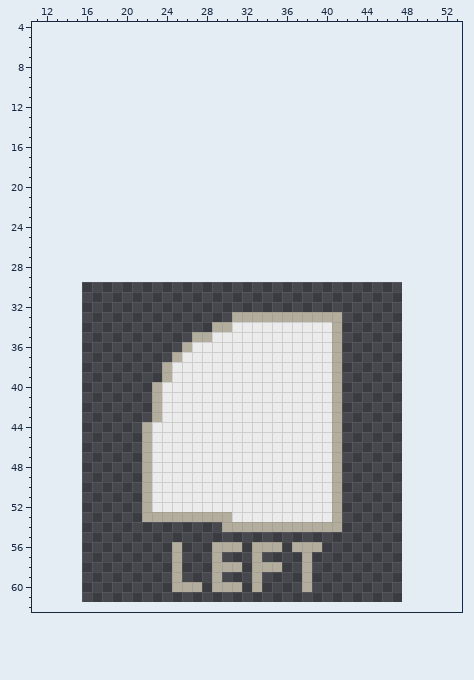
Edited in one commit: pixel-art sprite (Sprites/left click.png). The picture above was drawn from the file before the commit.
The file is 32x32 pixels. Shown: x 11..53, y 4..62. The old version is drawn lined up with the new one, on the new canvas.
The result:
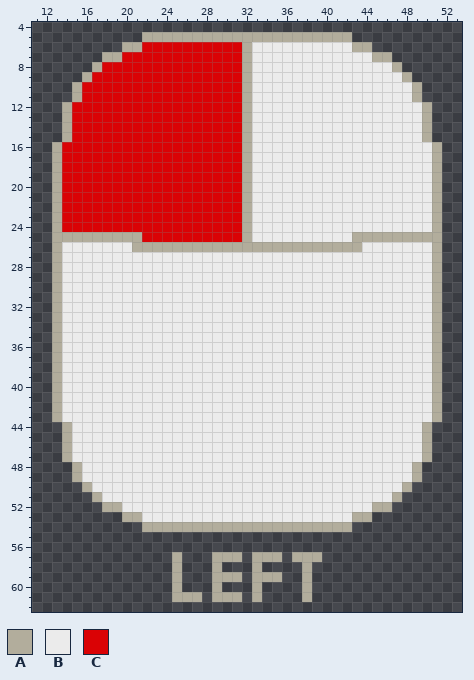
Palette (. is transparent): A #b2ad9c  B #ebebeb  C #da0205
Difference:
canvas 32x32 -> 64x64, the old top-left corner now at 16,30
y 5: x 22..42 ..................... -> AAAAAAAAAAAAAAAAAAAAA
y 6: x 20..44 ......................... -> AACCCCCCCCCCABBBBBBBBBBAA
y 7: x 18..46 ............................. -> AACCCCCCCCCCCCABBBBBBBBBBBBAA
y 8: x 17..47 ............................... -> ACCCCCCCCCCCCCCABBBBBBBBBBBBBBA
y 9: x 16..48 ................................. -> ACCCCCCCCCCCCCCCABBBBBBBBBBBBBBBA
y 10..11: x 15..49 ................................... -> ACCCCCCCCCCCCCCCCABBBBBBBBBBBBBBBBA
y 12..15: x 14..50 ..................................... -> ACCCCCCCCCCCCCCCCCABBBBBBBBBBBBBBBBBA
y 16..24: x 13..51 ....................................... -> ACCCCCCCCCCCCCCCCCCABBBBBBBBBBBBBBBBBBA
y 25: x 13..51 ....................................... -> AAAAAAAAACCCCCCCCCCABBBBBBBBBBAAAAAAAAA
y 26: x 13..51 ....................................... -> ABBBBBBBAAAAAAAAAAAAAAAAAAAAAAABBBBBBBA
y 27..32: x 13..51 ....................................... -> ABBBBBBBBBBBBBBBBBBBBBBBBBBBBBBBBBBBBBA
y 33: x 13..51 ..................AAAAAAAAAAA.......... -> ABBBBBBBBBBBBBBBBBBBBBBBBBBBBBBBBBBBBBA
y 34: x 13..30 ................AA -> ABBBBBBBBBBBBBBBBB; x 41..51 A.......... -> BBBBBBBBBBA
y 35: x 13..28 ..............AA -> ABBBBBBBBBBBBBBB; x 41..51 A.......... -> BBBBBBBBBBA
y 36: x 13..26 .............A -> ABBBBBBBBBBBBB; x 41..51 A.......... -> BBBBBBBBBBA
y 37: x 13..25 ............A -> ABBBBBBBBBBBB; x 41..51 A.......... -> BBBBBBBBBBA
y 38..39: x 13..24 ...........A -> ABBBBBBBBBBB; x 41..51 A.......... -> BBBBBBBBBBA
y 40..43: x 13..23 ..........A -> ABBBBBBBBBB; x 41..51 A.......... -> BBBBBBBBBBA
y 44..47: x 14..22 ........A -> ABBBBBBBB; x 41..50 A......... -> BBBBBBBBBA
y 48..49: x 15..22 .......A -> ABBBBBBB; x 41..49 A........ -> BBBBBBBBA
y 50: x 16..22 ......A -> ABBBBBB; x 41..48 A....... -> BBBBBBBA
y 51: x 17..22 .....A -> ABBBBB; x 41..47 A...... -> BBBBBBA
y 52: x 18..22 ....A -> AABBB; x 41..46 A..... -> BBBBAA
y 53: x 20..30 ..AAAAAAAAA -> AABBBBBBBBB; x 41..44 A... -> BBAA
y 54: x 22..29 ........ -> AAAAAAAA; x 42 . -> A
y 56: x 25 A -> .; x 29..31 AAA -> ...; x 33..35 AAA -> ...; x 37..39 AAA -> ...
y 57: x 30..31 .. -> AA; x 34..35 .. -> AA; x 37 . -> A; x 39 . -> A
y 58: x 30..31 AA -> ..; x 34..35 AA -> ..
y 59: x 30..31 .. -> AA; x 34..35 .. -> AA
y 60: x 26..27 AA -> ..; x 30..31 AA -> ..
y 61: x 25..27 ... -> AAA; x 29..31 ... -> AAA; x 33 . -> A; x 38 . -> A
Where, in picture pixels (left, top, right, bottom), the same in both pictures:
changed: (52, 32, 442, 602)
